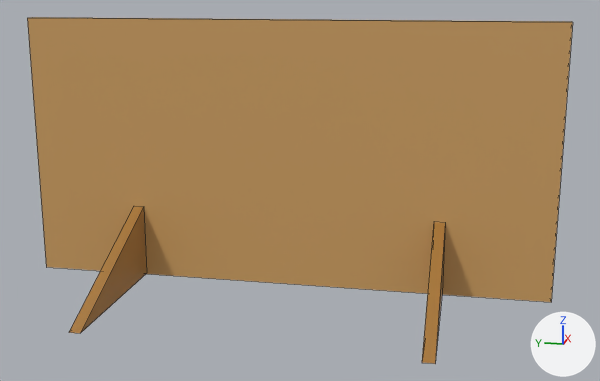
The FBX model Assets/Props/CarboardCutout2WIP.fbx: old version first, new version second.
The view is the same before and after, from a 50 mm camera at (-25.69, -5.64, 9.59) aimed at (-2.47, -1.0, 3.79). The axes (+X, +Y, +Z) are drawn at lower right. The lights are the same throughout. Mesh edges are drawn as thin lines.
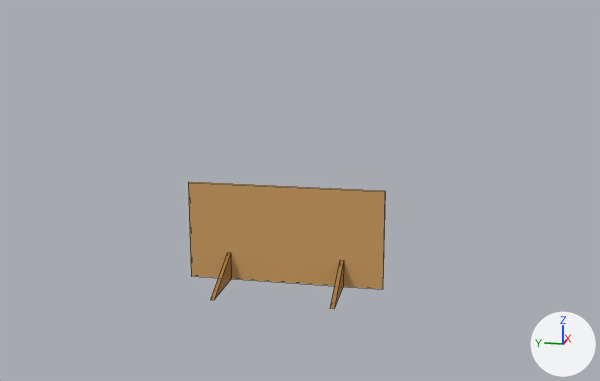
Pixel boxes [x1, y1, x2, y2] of what changed, in the pictures (600 x 381 px):
'Cube', deleted
    before: [27, 17, 573, 302]
'Cube.002', reshaped, moved, rescaled (151% wider)
    before: [69, 206, 147, 333]
    after: [188, 182, 385, 309]
'Cube.001', deleted (brown)
    before: [422, 222, 445, 364]
part 1 of me_cube_002, deleted (brown)
    before: [69, 206, 147, 333]
part 2 of me_cube_002, added (brown)
    after: [210, 253, 344, 309]
part 3 of me_cube_002, added (brown)
    after: [188, 182, 385, 289]

Edits to the bpy script that builds the scene:
```text
Change me_cube_002:
    where me_cube_002.from_pydata(...)  # 6 vertices, 4 faces; spans x -1.0..1.0, y -1.0..1.0, z -1.03..1.0
    used by ob_cube_002; location = (-2.7, 5.0, 1.22); rotation_euler = (-3.142, 0.0, -1.571), in degrees (-180, 0, -90); scale = (-0.175, -2.56, -1.19)
    verts and faces of me_cube_002; kept vertices keep their numbers, new ones are numbered from 6
    before: 0 (1.0, 1.0, 1.0) at pixel (133, 205), 1 (1.0, 1.0, -1.0), 2 (1.0, -1.0, -1.03) at pixel (68, 332), 3 (-1.0, 1.0, 1.0) at pixel (143, 206), 4 (-1.0, 1.0, -1.0) at pixel (146, 273)
    before: 5 (-1.0, -1.0, -1.03) at pixel (80, 333)
    me_cube_002 part 1
    add delete_vertices([*range(0, 6)])  # with the faces that use them
    me_cube_002 part 2
    add verts[6] = (27.51, -0.05, 2.02)  # pixel (230, 252)
    add verts[7] = (27.51, -0.05, 0.02)  # pixel (231, 278)
    add verts[8] = (27.51, -2.05, -0.01)  # pixel (214, 299)
    add verts[9] = (-29.51, -0.05, 2.02)  # pixel (343, 260)
    add verts[10] = (-29.51, -0.05, 0.02)  # pixel (343, 286)
    add verts[11] = (-29.51, -2.05, -0.01)  # pixel (334, 308)
    add for new, old in zip([*range(12, 18)], [*range(6, 12)]): verts[new] = verts[old] + (2.0, 0.0, 0.0)
    add faces += [(6, 8, 14, 12), (6, 7, 8), (7, 13, 14, 8), (12, 14, 13)]  # mat_material_002 (brown #a97835)
    add faces += [(9, 11, 17, 15), (9, 10, 11), (10, 16, 17, 11), (15, 17, 16)]  # mat_material_001 (brown #a97835)
    me_cube_002 part 3
    add verts[18] = (-48.73, -0.07, 7.2)  # pixel (384, 191)
    add verts[19] = (-48.73, -0.07, 0.01)  # pixel (382, 289)
    add verts[20] = (-48.73, 0.07, 7.2)  # pixel (385, 190)
    add verts[21] = (-48.73, 0.07, 0.01)  # pixel (382, 288)
    add for new, old in zip([*range(22, 26)], [*range(18, 22)]): verts[new] = verts[old] + (97.46, 0.0, 0.0)
    add faces += [(18, 22, 24, 20), (18, 20, 21, 19), (20, 24, 25, 21), (19, 21, 25, 23), (18, 19, 23, 22), (22, 23, 25, 24)]  # mat_material (orange #cd9f61)
    add me_cube_002.materials.append(mat_material)  # orange #cd9f61
    add me_cube_002.materials.append(mat_material_001)  # brown #a97835
Remove ob_cube:
    ob_cube = bpy.data.objects.new('Cube', me_cube)
    ob_cube.location = (0.0, 0.0, 4.3)
    ob_cube.rotation_euler = (-3.142, 0.0, 0.0)  # degrees (-180, 0, 0)
    ob_cube.scale = (-0.175, -8.55, -4.29)
Change ob_cube_002:
    ob_cube_002.location: (-2.7, 5.0, 1.22) -> (0.0, 0.0, 0.0)
    ob_cube_002.scale: (-0.175, -2.56, -1.19) -> (-0.0669, -0.976, -0.456)
Remove ob_cube_001:
    ob_cube_001 = bpy.data.objects.new('Cube.001', me_cube_001)
    ob_cube_001.location = (-2.7, -5.0, 1.22)
    ob_cube_001.rotation_euler = (-3.142, 0.0, -1.571)  # degrees (-180, 0, -90)
    ob_cube_001.scale = (-0.175, -2.56, -1.19)
```
